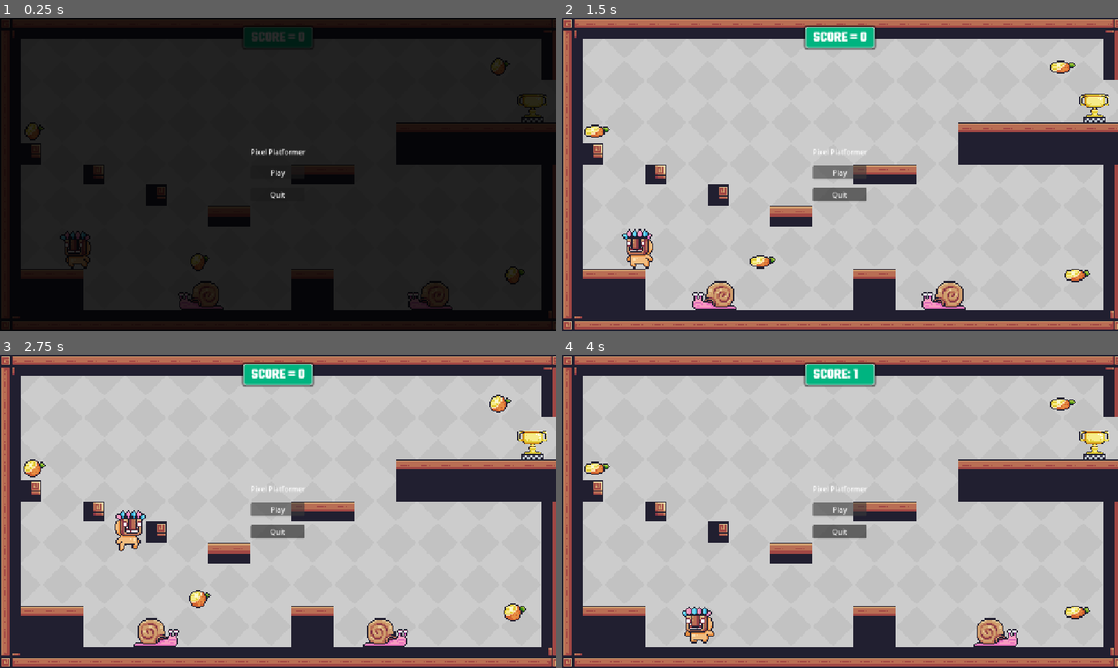
Above: before the commit, frames 1-4 (two rows, left to right).
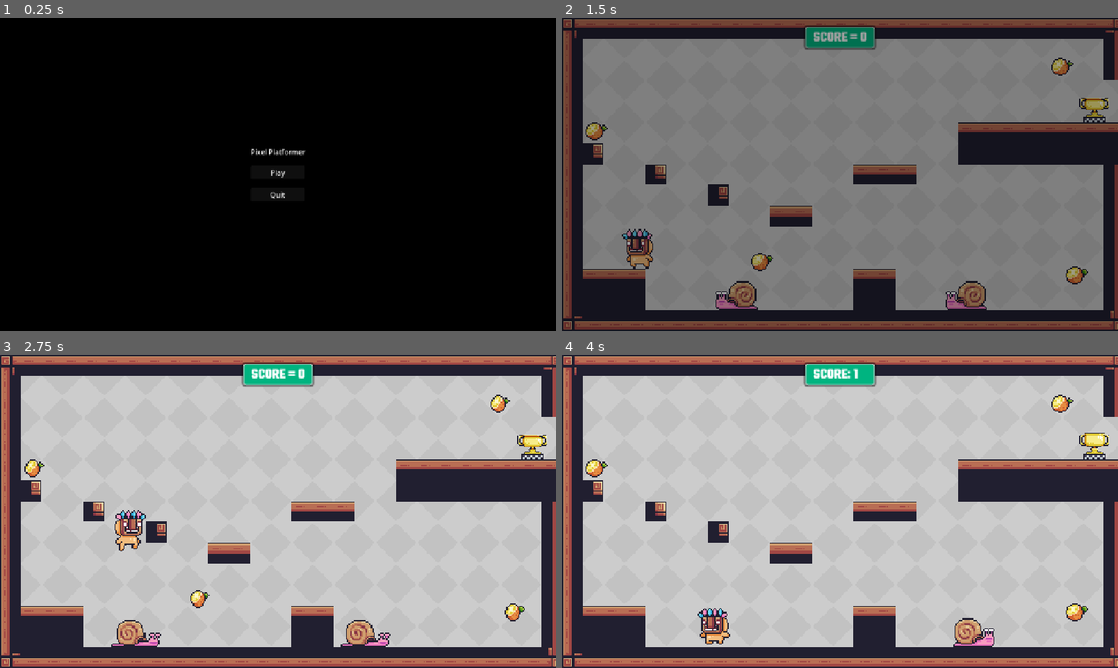
Above: after the commit, the same moments.

Repository: asehdev1994/pixel-platformer
Game: Godot game, scene res://Scenes/main.tscn
Same seed, same stepped clock (60 frames per second), same inputs: the game is played once before the commit and once after it.
Inputs (mouse positions are in pixels of both pictures, inside the frame that each line leads up to):
- Up to frame 1 (0.25 s): no input
- Up to frame 2 (1.5 s): click "Play" at 0.5 s; click (840, 171) at 1.25 s, where only the run before the commit has a clickable "Play"
- Up to frame 3 (2.75 s): hold D (right) from 2.03 s (still down); tap Space (jump) at 2.27 s
- Up to frame 4 (4 s): tap Space (jump) at 3.02 s; release D (right) at 3.53 s; hold A (left) from 3.53 s (still down)

The runs differ from the first frame. In frame 1, 81% of the frame differs, in the area x 0-100%, y 0-100%; in frame 2, 83%; in frame 3, 2.9%; in frame 4, 3.0%.

Commit message:
main menu loads at startup and operates as expected

Diff:
--- a/Scripts/main.gd
+++ b/Scripts/main.gd
@@ -16,11 +16,25 @@
 
 	_show_main_menu()
 
-	await _load_level(level, true, false)
+	#await _load_level(level, true, false)
 
 func _show_main_menu() -> void:
 	var menu = MAIN_MENU.instantiate()
 	$HUD.add_child(menu)
+
+	menu.play_pressed.connect(_on_play_pressed)
+	menu.quit_pressed.connect(_on_quit_pressed)
+
+func _on_play_pressed() -> void:
+	for child in $HUD.get_children():
+		if child.name == "MainMenu":
+			child.queue_free()
+
+	await _load_level(level, true, false)
+
+
+func _on_quit_pressed():
+	get_tree().quit()
 
 #--------------------------
 # LEVEL MANAGEMENT
--- a/Scripts/main_menu.gd
+++ b/Scripts/main_menu.gd
@@ -5,8 +5,8 @@
 
 
 func _on_play_button_pressed() -> void:
-	pass # Replace with function body.
+	play_pressed.emit()
 
 
 func _on_quit_button_pressed() -> void:
-	pass # Replace with function body.
+	quit_pressed.emit()
